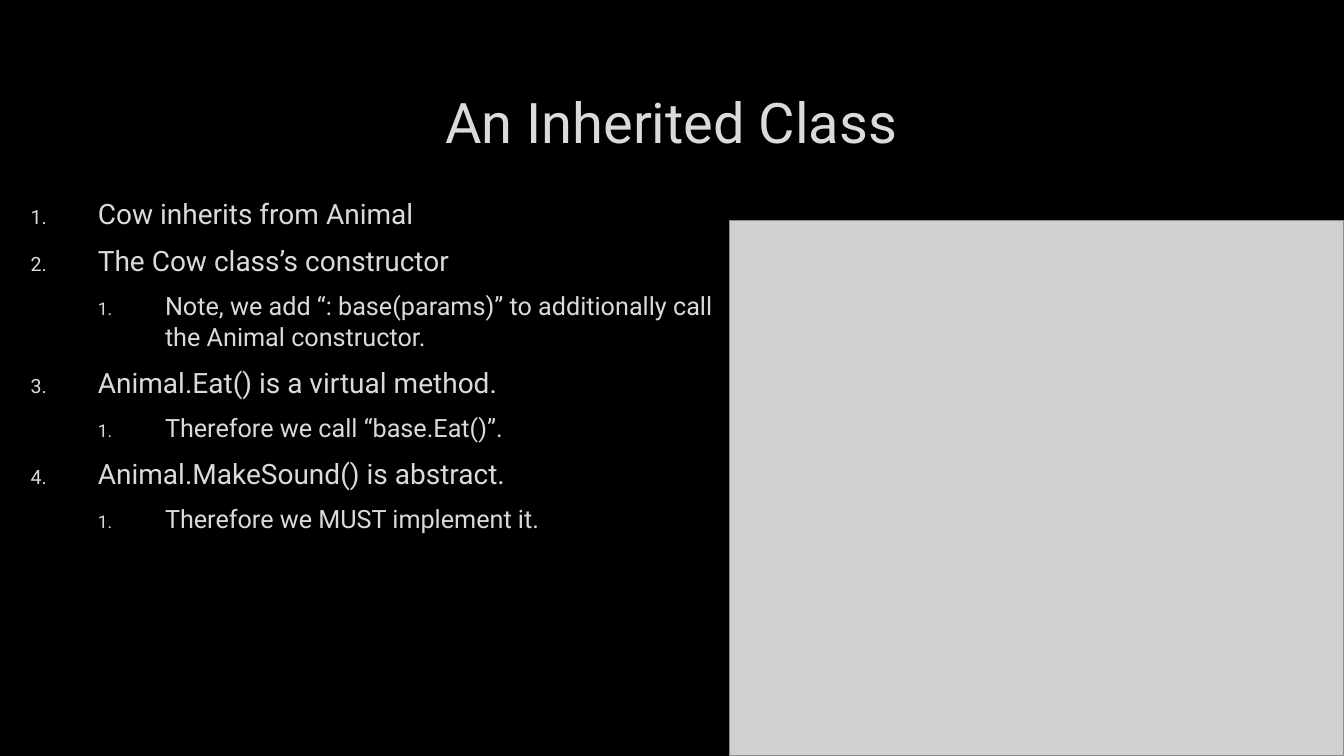
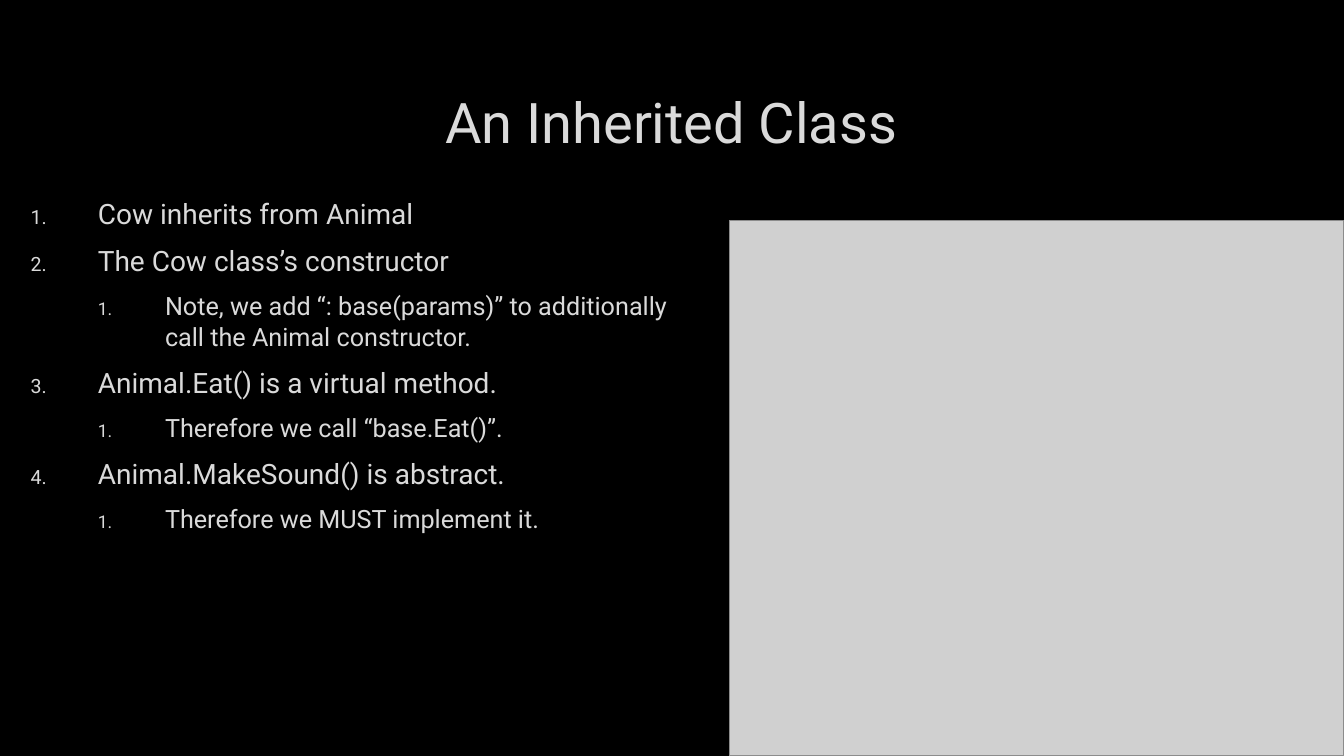
Before and after one commit to darrare/CS-3020, a slide deck: slide 11 of Documents/Powerpoints/2.0 Object Oriented Programming.pptx. Drawn at 1344x756 pixels with LibreOffice and Linux fonts; fonts in the diff are those of the drawing; grey boxes stand for pictures; background and template pictures are left out. Boxes give left, top, right and bottom in pixels: in the first picture for what was removed or moved away, otherwise in the second. Text is boxed around its words. In the diff, an @@ line names an element or a change of style, - is before the commit and + after.

```diff
--- a/Documents/Powerpoints/2.0 Object Oriented Programming.pptx
+++ b/Documents/Powerpoints/2.0 Object Oriented Programming.pptx
@@ text "Cow inherits from Animal" rewrapped from [98, 202, 712, 533] to [98, 202, 667, 533] @@
```
Also in this commit, not shown: 11 other files.
